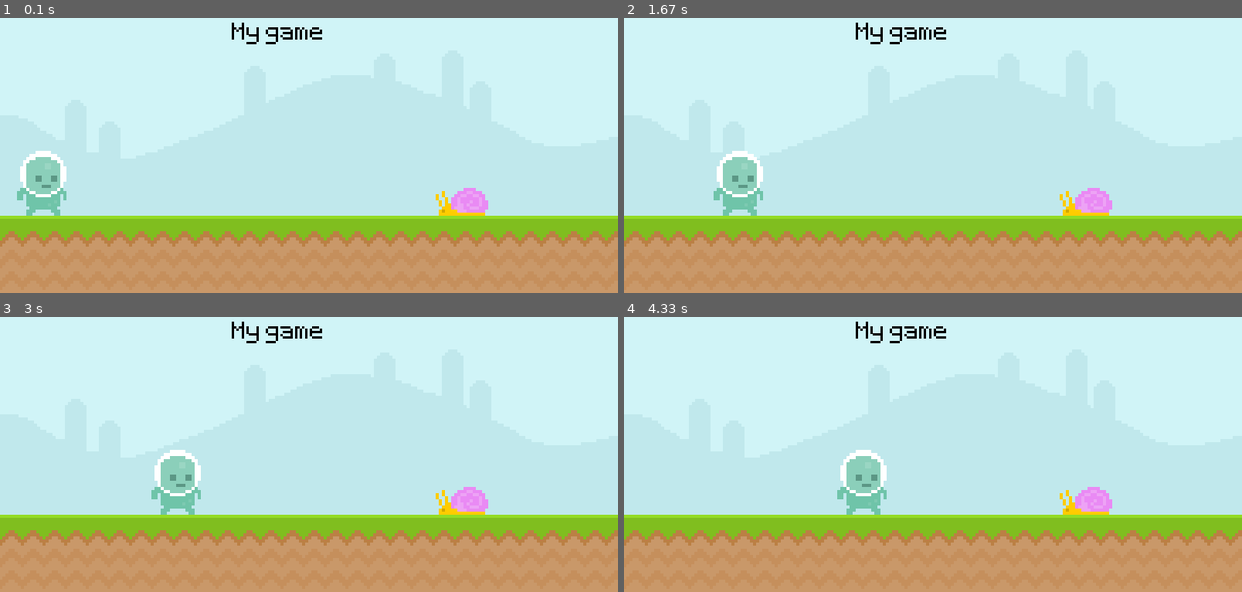
Above: before the commit, frames 1-4 (two rows, left to right).
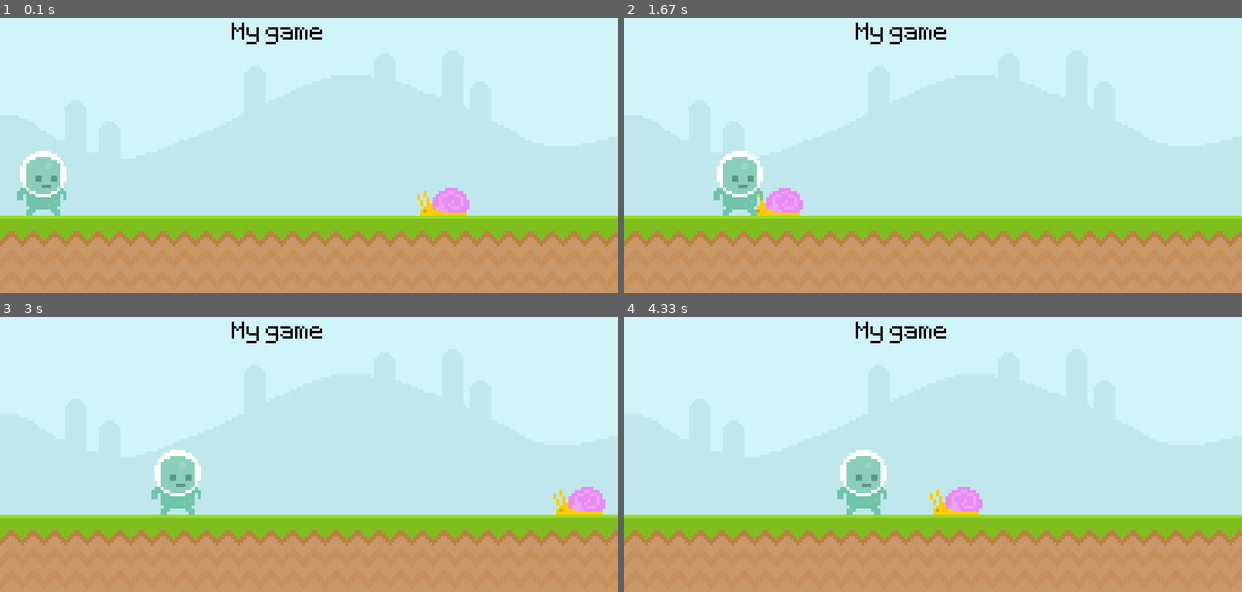
Above: after the commit, the same moments.

Repository: sus20/UltimatePygameIntro
Game: pygame game, started from runner.py
The game is run twice, just before and just after one commit, with the same random seed, the same clock (stepped at 60 frames per second) and the same inputs.
Inputs:
- Up to frame 1 (0.1 s): no input
- Up to frame 2 (1.67 s): no input
- Up to frame 3 (3 s): no input
- Up to frame 4 (4.33 s): no input

The runs differ from the first frame. In frame 1, 0.8% of the frame differs, in the area x 67-79%, y 61-72%; in frame 2, 1.2%; in frame 3, 1.3%, in the area x 70-98%, y 61-72%; in frame 4, 1.3%.

Commit message:
feat: snailMovineRightToLeft&ReappearsAgain

Diff:
--- a/runner.py
+++ b/runner.py
@@ -32,6 +32,11 @@
     screen.blit(ground_surface, (0, 300))   # (from left, from top-down )
     screen.blit(text_surface, (300, 50))
 
+    snail_rect.x -= 4
+
+    if snail_rect.right <= 0:
+        snail_rect.left = 800
+
     screen.blit(snail_surf, snail_rect)
 
     player_rect.left += 1
